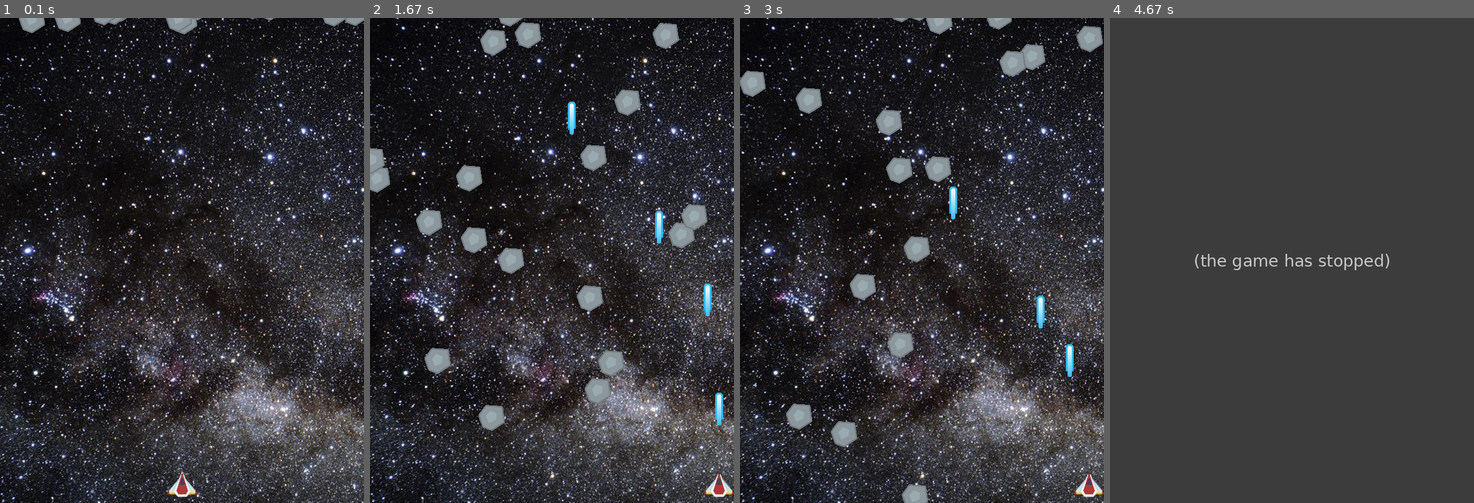
Above: before the commit, frames 1-4 (left to right).
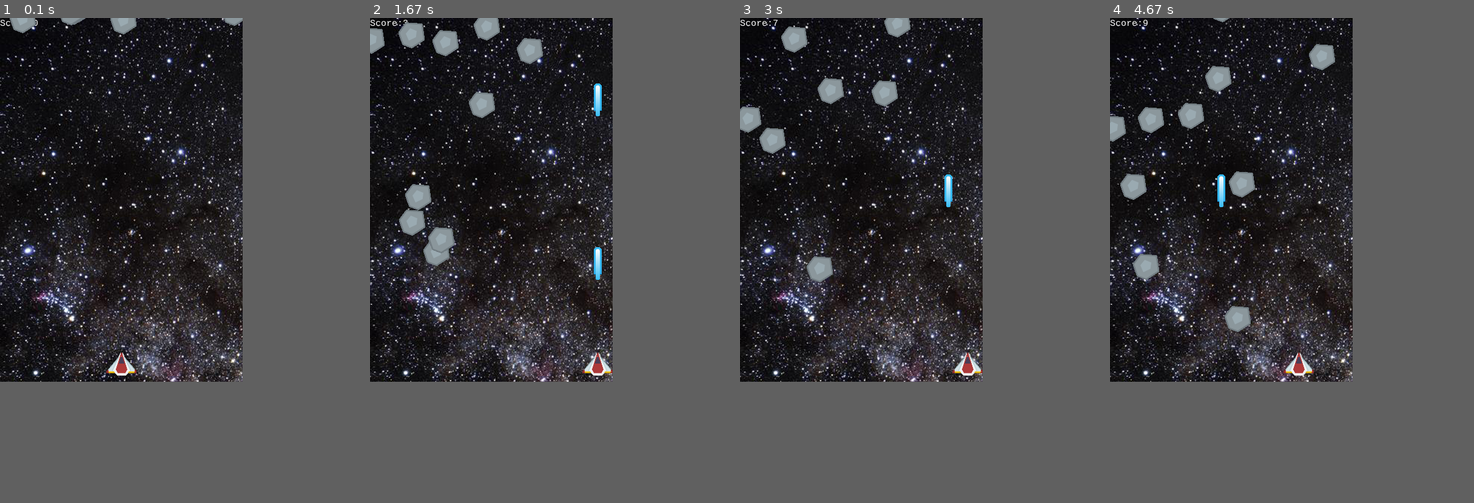
Above: after the commit, the same moments.

Repository: andrewle19/CometCrush
Game: pygame game, started from shootem.py
The game is run twice, just before and just after one commit, with the same random seed, the same clock (stepped at 60 frames per second) and the same inputs.
Inputs:
- Up to frame 1 (0.1 s): no input
- Up to frame 2 (1.67 s): tap Space at 0.33, 0.73, 1.03, 1.23, 1.53 s; hold Right 0.67-1.13 s; hold Right 1.17-1.63 s
- Up to frame 3 (3 s): hold Left 1.67-2.2 s; tap Space at 1.73, 2.03, 2.3, 2.6, 2.73 s; hold Right 2.23-2.63 s; hold Right from 2.67 s (still down)
- Up to frame 4 (4.67 s): tap Space at 3.03, 3.4, 3.7, 4.4 s; release Right at 3.3 s; hold Left 3.33-3.8 s; hold Right from 4.33 s (still down)
The window is 600x800 before the commit and 400x600 after it. Grey fills any space a smaller window leaves; there, only what the larger window draws over its background counts as a difference.

The runs differ from the first frame. In frame 1, 31% of the frame differs, in the area x 0-100%, y 0-100%; in frame 2, 53%; in frame 3, 52%; in frame 4, 42%.
Before the commit the program exited at 3.9 s; later frames show no game.

Commit message:
added Score TODO: cleanup code, MUSIC,images,powerups,menu,retry

Diff:
--- a/shootem.py
+++ b/shootem.py
@@ -1,4 +1,3 @@
-# Pygame template - skeleton for a new pygame project
 import pygame
 import random
 from os import path
@@ -6,8 +5,8 @@
 # finds the directory to img
 img_dir = path.join(path.dirname(__file__),'img')
 
-WIDTH = 600
-HEIGHT = 800
+WIDTH = 400
+HEIGHT = 600
 FPS = 60
 
 # define colors
@@ -41,9 +40,9 @@
         self.speedx = 0
 
     def update(self):
+
         self.speedx = 0
         keystate = pygame.key.get_pressed() # every key that is pushed down
-
         # deals with key movement
         if keystate[pygame.K_LEFT]:
             self.speedx = -8
@@ -70,8 +69,9 @@
         self.image = asteroid_img
         self.image.set_colorkey(BLACK)
         self.rect = self.image.get_rect()
+        # hit circle of asteroid
+        self.radius = int(self.rect.width * 0.9 / 2)
         # enemy appears off screen in random location
-        self.radius = int(self.rect.width * 0.9 / 2)
         self.rect.x = random.randrange(WIDTH - self.rect.width)
         self.rect.y = random.randrange(-100,-40)
         self.speedy = random.randrange(1, 8)
@@ -82,8 +82,10 @@
         self.rect.x += self.speedx
         if self.rect.top > HEIGHT + 10 or self.rect.left < -20 or self.rect.right > WIDTH + 20:
             self.rect.x = random.randrange(WIDTH - self.rect.width)
-            self.rect.y = random.randrange(-100,-40)
-            self.speedy = random.randrange(1, 8)
+            self.rect.y = random.randrange(-100,-30)
+            self.speedy = random.randrange(1, 9)
+
+
 
 # shots fire
 class Shot(pygame.sprite.Sprite):
@@ -94,7 +96,7 @@
         self.rect = self.image.get_rect()
         self.rect.bottom = y
         self.rect.centerx = x
-        self.speedy = -10
+        self.speedy = -15
 
     def update(self):
         self.rect.y += self.speedy
@@ -119,11 +121,14 @@
 all_sprites.add(player) # add player sprite to pygame
 
 # spawn range between 0-8
-for i in range(20):
+for i in range(10):
     m = Mob()
     # add mob to groups
     all_sprites.add(m)
     mobs.add(m)
+score = 0
+myfont = pygame.font.SysFont("monospace",15)
+
 
 # Game loop
 running = True
@@ -143,17 +148,21 @@
             if event.key == pygame.K_SPACE:
                 player.shoot()
 
+
+
     # Update
     all_sprites.update()
 
     #check to see if a bullet hit a mob if hit bullet and mob get deleted
     hits = pygame.sprite.groupcollide(mobs,shots, True, True)
 
+
     # if a hit lands spawn more mobs
     for hit in hits:
         m = Mob()
         all_sprites.add(m)
         mobs.add(m)
+        score += 1
 
     #check to see if a mob hit player (returns list of mobs that hit players)
     # make collision circler
@@ -166,9 +175,10 @@
     # Draw / render
     screen.fill(BLACK)
     screen.blit(background,background_rect)
+    label = myfont.render("Score:" + str(score),1, WHITE)
+    screen.blit(label,(0,0))
     all_sprites.draw(screen)
 
     # *after* drawing everything, flip the display
     pygame.display.flip()
-
 pygame.quit()
